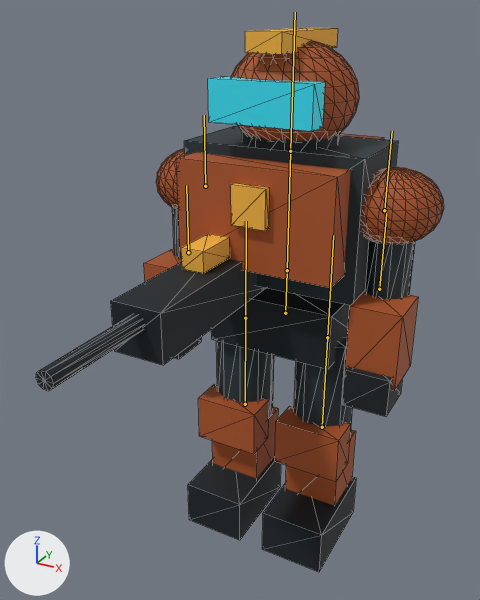
Renders of the glTF model public/assets/actors/arc-trooper.glb from each side of a commit.
Camera for both pictures: a 50 mm lens placed at (0.94, -2.06, 1.95), pointed at (-0.03, -0.3, 1.07). The axes (+X, +Y, +Z) are drawn at lower left. The lights are the same throughout. The first picture is the older version. The bones that bend it are drawn over the model as lines. Mesh edges are drawn as thin lines.

In view in the first picture: 'arc-trooper-body', 'arc-trooper-visor'.
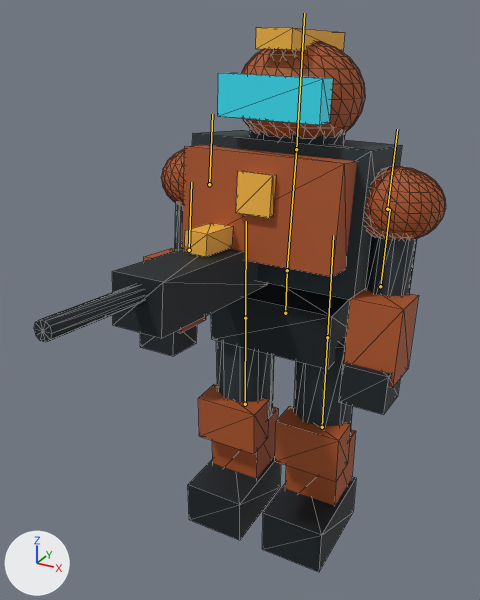
The newer file adds an action. The first version stands in its rest pose; the second is drawn at frame 2 of the action 'fire'.

The change, as JSON lines over the scene's bpy script:
```json
{"block": "bone_spine", "where": "bone_spine = bpy.data.objects['arc-trooper'].pose.bones['spine']  # child of 'pelvis'"}
{"op": "set", "path": "bone_spine.rotation_quaternion", "old": "(1.0, 0.0, 0.0, 0.0)", "new": "(0.998, -0.057, 0.0, 0.0)", "note": "degrees (0, 0, 0) -> degrees (-7, 0, 0)"}
{"block": "bone_head", "where": "bone_head = bpy.data.objects['arc-trooper'].pose.bones['head']  # child of 'spine'"}
{"op": "set", "path": "bone_head.rotation_quaternion", "old": "(1.0, 0.0, 0.0, 0.0)", "new": "(1.0, 0.028, 0.0, 0.0)", "note": "degrees (0, 0, 0) -> degrees (3, 0, 0)"}
```

Where the change shows, as pixel boxes (x1, y1, x2, y2) in the pictures (480 x 600 px):
```json
{"object": "arc-trooper-body", "change": "posed", "before": [36, 28, 444, 572], "after": [34, 27, 446, 572]}
{"object": "arc-trooper-visor", "change": "posed", "before": [208, 76, 325, 131], "after": [218, 73, 333, 125]}
{"bone": "spine", "before": "(287, 270) to (290, 151)", "after": "(287, 270) to (296, 149)"}
{"bone": "head", "before": "(290, 151) to (295, 12)", "after": "(296, 149) to (304, 13)"}
```
